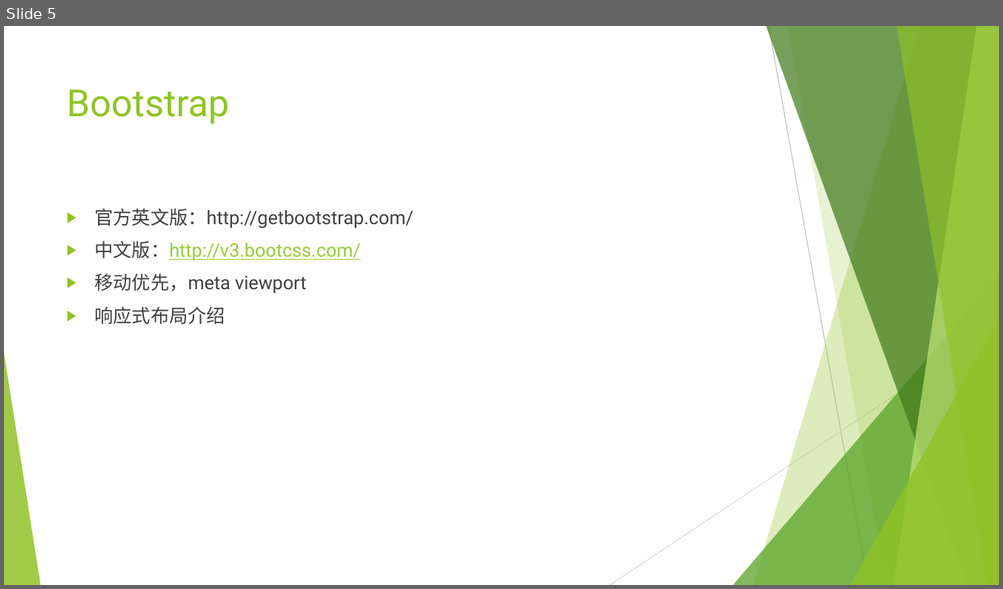
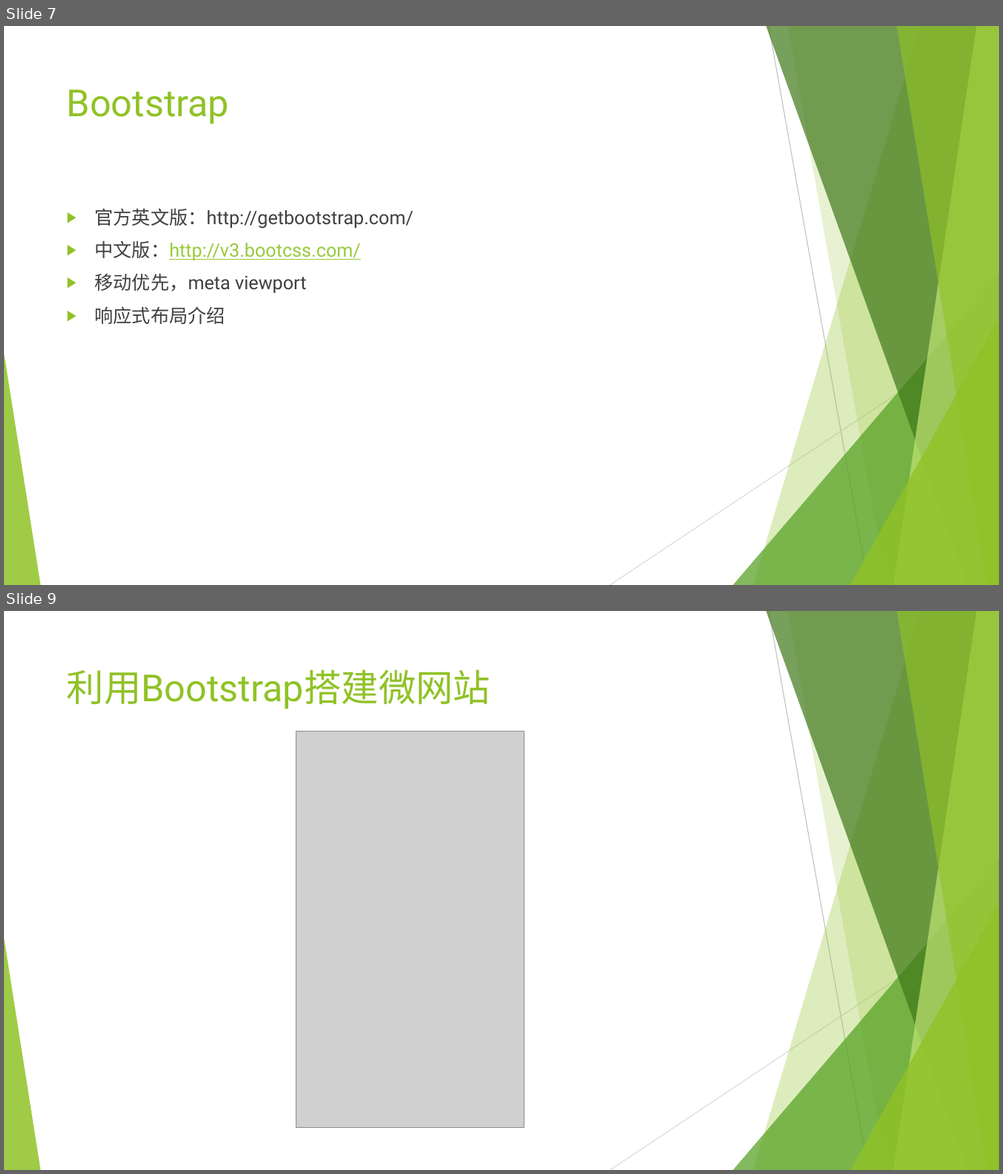
Before and after one commit to Guoye/Neusoft, a slide deck: lesson_HTML5/3.微网站项目实战/3.微网站实战.pptx. Shown one above the other, each under a label of ours: slide 5 before the commit, slides 7 and 9 after it; the slides between them are not shown. The pictures are 1003x589 and 1003x1174 pixels, drawn with LibreOffice and Linux fonts; fonts in the diff are those of the drawing; grey boxes stand for pictures. Boxes give left, top, right and bottom in pixels: in the first picture for what was removed or moved away, otherwise in the second. Text is boxed around its words. In the diff, an @@ line names an element or a change of style, - is before the commit and + after.

```diff
--- a/lesson_HTML5/3.微网站项目实战/3.微网站实战.pptx
+++ b/lesson_HTML5/3.微网站项目实战/3.微网站实战.pptx
@@ slide 9 added at [4,611,999,1170], background #FFFFFF; not listed: 10 template elements that a slide beside it also shows @@
@@ title added at [67,669,490,709], 36 pt, text #90C226 @@
+利用Bootstrap搭建微网站
@@ picture added at [296,731,524,1128] @@
@@ what was slide 5 is now slide 7 @@
```
Also in this commit, not shown: 3 other slides added, 1 other file.
